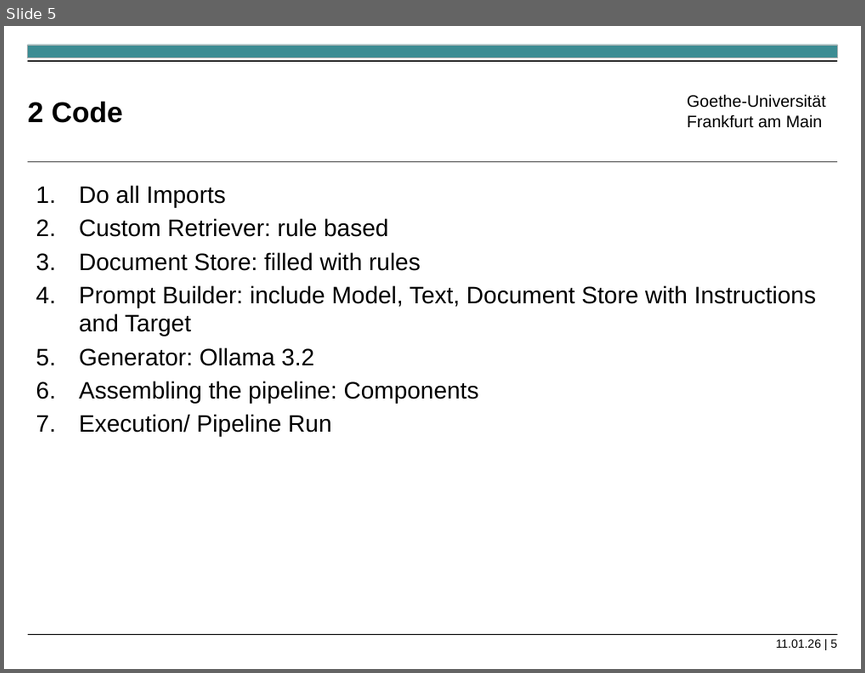
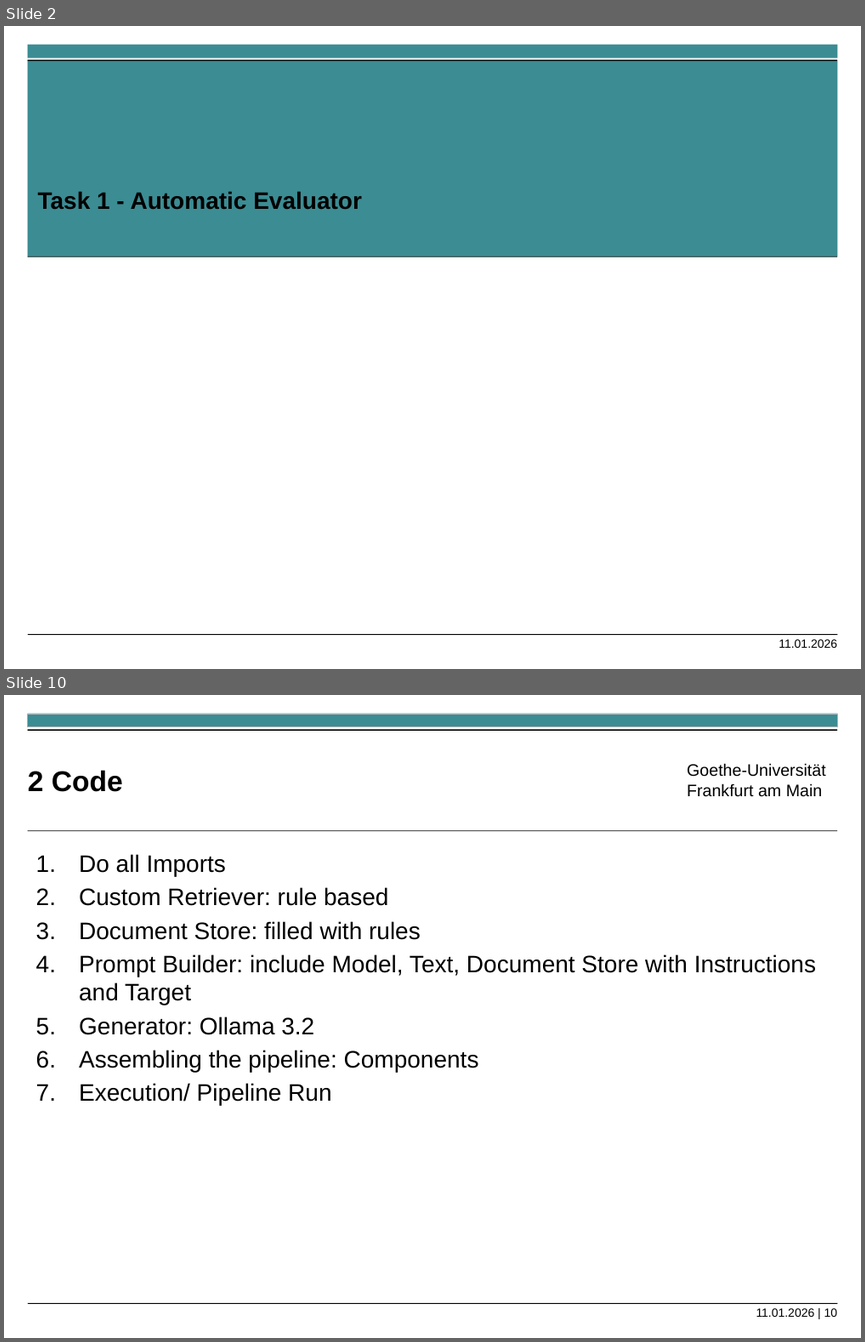
Before and after one commit to Luggashh/Praktikum-Wirtschaftsinformatik, a slide deck: Exercise 5/Excercise5_2_Presentation.pptx. Shown one above the other, each under a label of ours: slide 5 before the commit, slides 2 and 10 after it; the slides between them are not shown. The pictures are 865x673 and 865x1342 pixels, drawn with LibreOffice and Linux fonts; fonts in the diff are those of the drawing. Boxes give left, top, right and bottom in pixels: in the first picture for what was removed or moved away, otherwise in the second. Text is boxed around its words. In the diff, an @@ line names an element or a change of style, - is before the commit and + after.

```diff
--- a/Exercise 5/Excercise5_2_Presentation.pptx
+++ b/Exercise 5/Excercise5_2_Presentation.pptx
@@ slide 2 added at (4,26,861,669), background #FFFFFF; not listed: 1 template element that a slide beside it also shows @@
@@ rectangle added at (27,45,837,58), fill #3C8C93 @@
@@ rectangle added at (27,60,837,256), fill #3C8C93 @@
@@ rectangle added at (27,59,837,61), fill #000000 @@
@@ subtitle added at (38,191,362,209), 20 pt, text #000000, bold @@
+Task 1 - Automatic Evaluator
@@ rectangle added at (27,256,837,257), fill #000000 @@
@@ text added at (778,639,837,647), 10 pt, text #000000 @@
+11.01.2026
@@ what was slide 5 is now slide 10 @@
@@ text at (756,1308,838,1316): text changed @@
-11.01.26 | 5
+11.01.2026 | 10
```
Also in this commit, not shown: 6 slides changed, 11 other slides added.
